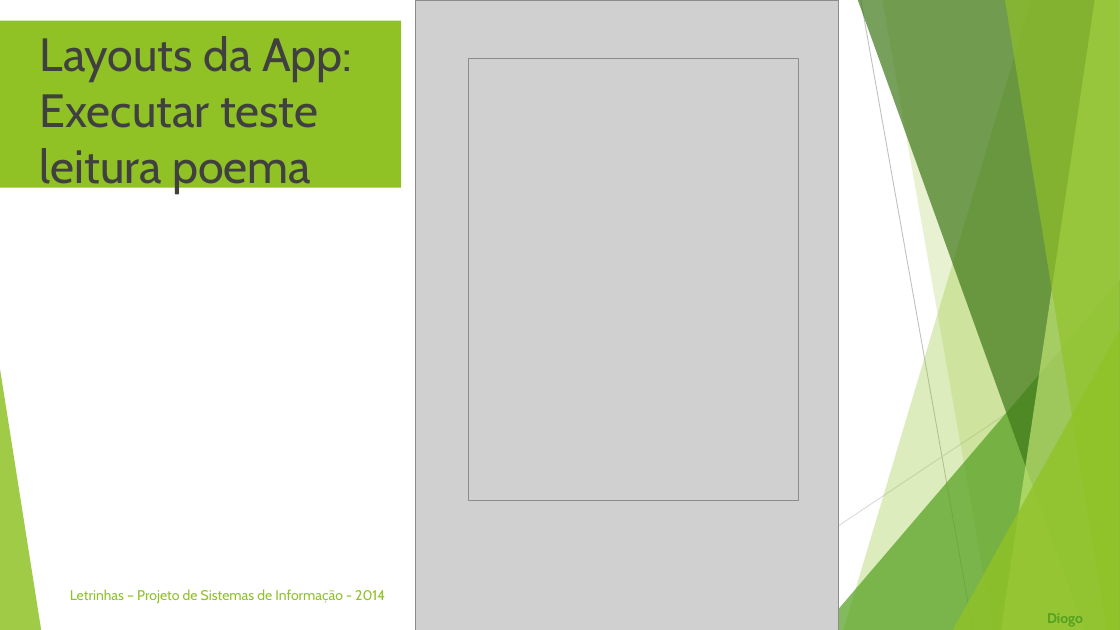
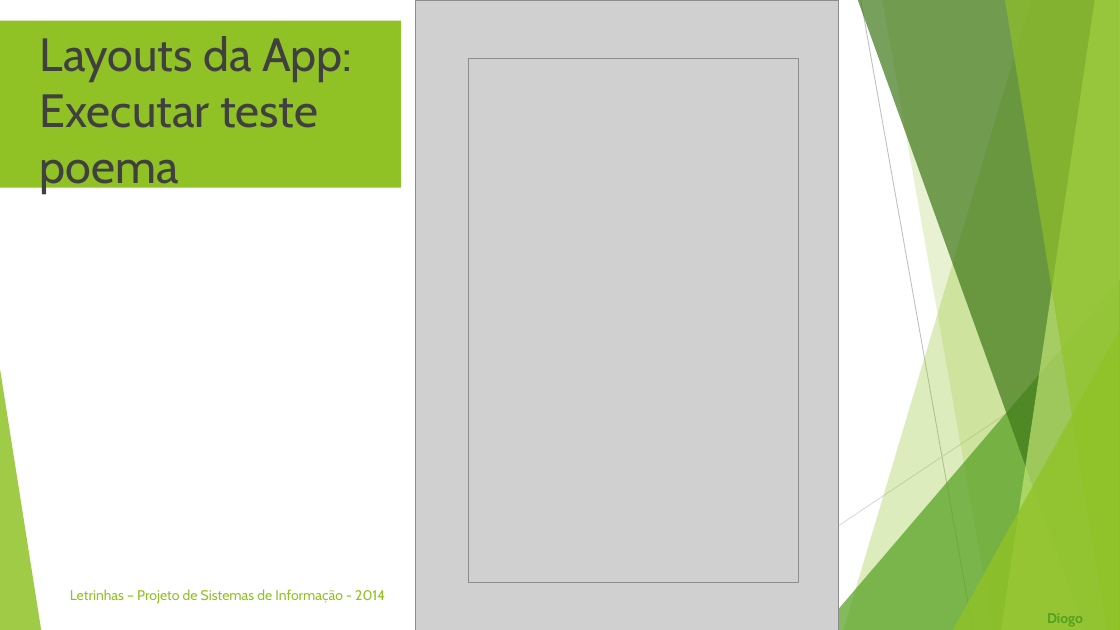
Before and after one commit to iptomar/letrinhas, a slide deck: slide 19 of ApresentacaoAula30-05.pptx. Drawn at 1120x630 pixels with LibreOffice and Linux fonts; fonts in the diff are those of the drawing; grey boxes stand for pictures. Boxes give left, top, right and bottom in pixels: in the first picture for what was removed or moved away, otherwise in the second. Text is boxed around its words. In the diff, an @@ line names an element or a change of style, - is before the commit and + after.

```diff
--- a/ApresentacaoAula30-05.pptx
+++ b/ApresentacaoAula30-05.pptx
@@ text in rectangle at box(40, 36, 352, 195): text changed @@
-▶ Layouts da App: Executar teste leitura poema
+▶ Layouts da App: Executar teste poema
@@ picture: place and size @@
-picture at box(469, 59, 799, 501)
+picture at box(469, 59, 799, 583)
```
Also in this commit, not shown: 6 other slides changed.
